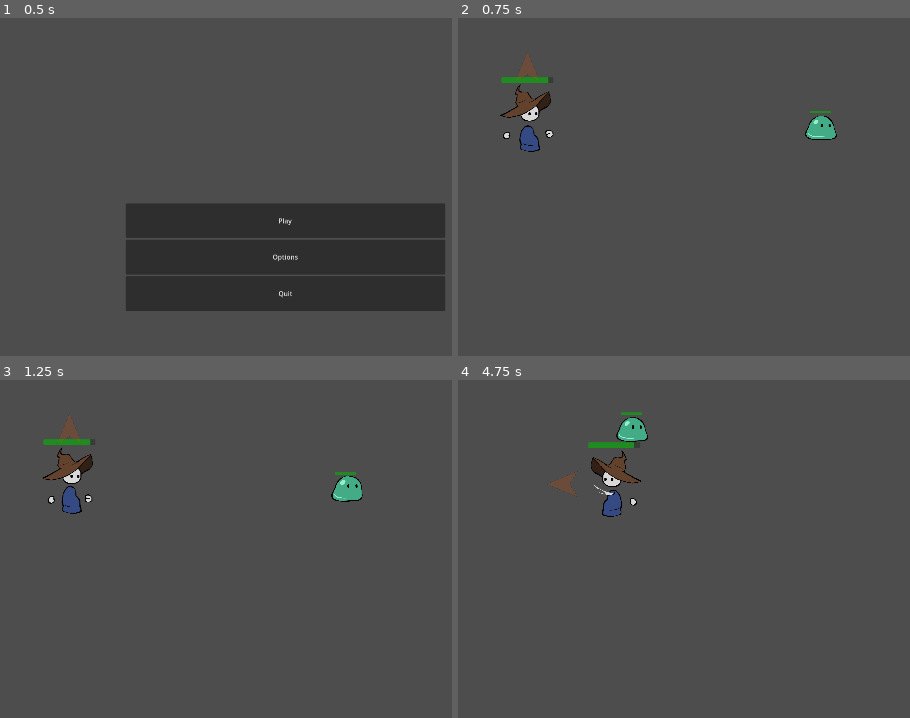
Above: before the commit, frames 1-4 (two rows, left to right).
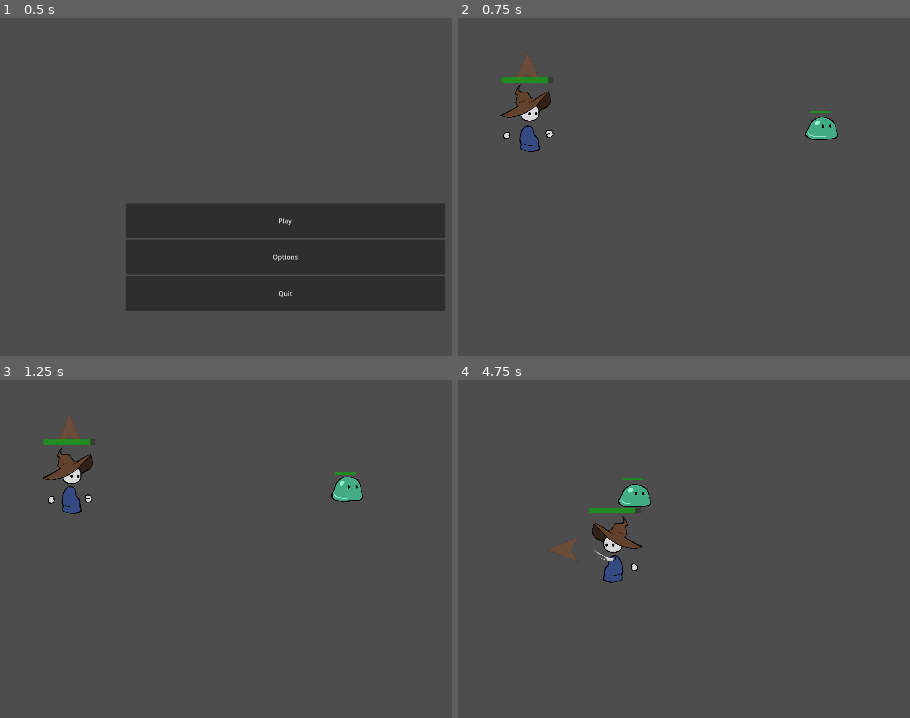
Above: after the commit, the same moments.

Repository: Meoah/Wazz-lock
Game: Godot game, scene res://Scenes/default.tscn
The game is run twice, just before and just after one commit, with the same random seed, the same clock (stepped at 60 frames per second) and the same inputs.
Inputs (mouse positions are in pixels of both pictures, inside the frame that each line leads up to):
- Up to frame 1 (0.5 s): no input
- Up to frame 2 (0.75 s): click "Play" at 0.5 s
- Up to frame 3 (1.25 s): no input
- Up to frame 4 (4.75 s): move the mouse to (outside the picture) at 1.27 s; hold D (move_right) 1.28-2.03 s; hold Shift (move_dodge) 1.28-2.03 s; move the mouse to (584, 515) at 2.02 s; hold S (move_down) 2.03-2.78 s; click (584, 515) at 2.1 s; move the mouse to (824, 393) at 2.77 s; hold D (move_right) 2.78-3.53 s; hold Right mouse button (move_secondary) 2.78-3.53 s; move the mouse to (702, 582) at 3.52 s; hold W (move_up) 3.53-4.28 s; tap Shift (move_dodge) at 3.6 s; move the mouse to (outside the picture) at 4.27 s; press the mouse at (outside the picture) at 4.28 s; hold A (move_left) from 4.28 s (still down)

Frame 1 is identical in both runs. In frame 2, less than 0.1% of the frame differs, in the area x 76-85%, y 28-37%; in frame 3, less than 0.1%; in frame 4, 3.2%, in the area x 19-43%, y 9-61%.

Commit message:
invuln works again

Diff:
--- a/scenes/actors/clive.tscn
+++ b/scenes/actors/clive.tscn
@@ -853,7 +853,7 @@
 [node name="Clive" type="CharacterBody2D" node_paths=PackedStringArray("animation_player", "body_root", "hands", "aim_arrow", "hit_box", "hurt_box", "health_bar")]
 scale = Vector2(0.25, 0.25)
 collision_layer = 16
-collision_mask = 12291
+collision_mask = 12547
 script = ExtResource("1_iwdwx")
 animation_player = NodePath("AnimationPlayer")
 body_root = NodePath("BodyRoot")
--- a/scenes/actors/slime.tscn
+++ b/scenes/actors/slime.tscn
@@ -147,7 +147,7 @@
 sprite_frames = SubResource("SpriteFrames_6ctp5")
 animation = &"idle"
 autoplay = "idle"
-frame_progress = 0.07824779
+frame_progress = 0.7339145
 
 [node name="HurtBox" type="Area2D" parent="."]
 collision_layer = 512
--- a/scripts/actors/player/player_clive.gd
+++ b/scripts/actors/player/player_clive.gd
@@ -101,8 +101,12 @@
 func _update_status() -> void:
 	if invuln_cooldown > 0 :
 		_set_status_flag(STATUS_FLAG.INVULN, true)
+		hurt_box.monitorable = false
+		hurt_box.monitoring = false
 	if invuln_cooldown <= 0 :
 		_set_status_flag(STATUS_FLAG.INVULN, false)
+		hurt_box.monitorable = true
+		hurt_box.monitoring = true
 
 	# Status handlers.
 	_health_handler()
@@ -351,7 +355,7 @@
 func _player_hurt() -> void:
 	animation_player.speed_scale = 1.0
 	animation_player.play("hurt")
-	invuln_cooldown = 0.5
+	invuln_cooldown = 1
 
 # Die.
 func _player_dead() -> void:
--- a/scripts/systems/hurt_box.gd
+++ b/scripts/systems/hurt_box.gd
@@ -7,6 +7,8 @@
 func _ready() -> void:
 	parent = find_character_body_parent()
 
+func _process(_delta: float) -> void:
+	pass
 # Recursively crawl up parent tree to locate a CharacterBody2D.
 func find_character_body_parent(start : Node = self) -> CharacterBody2D:
 	while start:
@@ -17,6 +19,7 @@
 
 func take_damage(source_position : Vector2, damage : float) -> void:
 	if parent is Clive:
+		if parent.status_flags & parent.STATUS_FLAG.INVULN : return
 		SystemData.player_current_health -= damage
 		parent.manager.request_hurt()
 	if parent is BaseEnemy:
